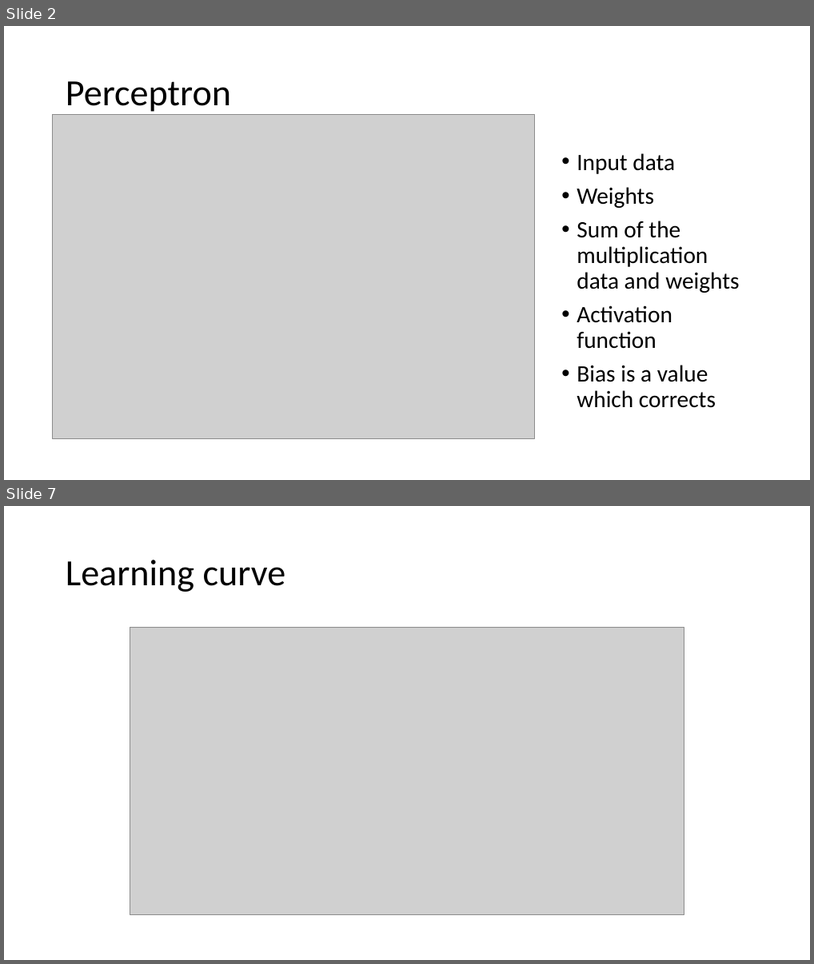
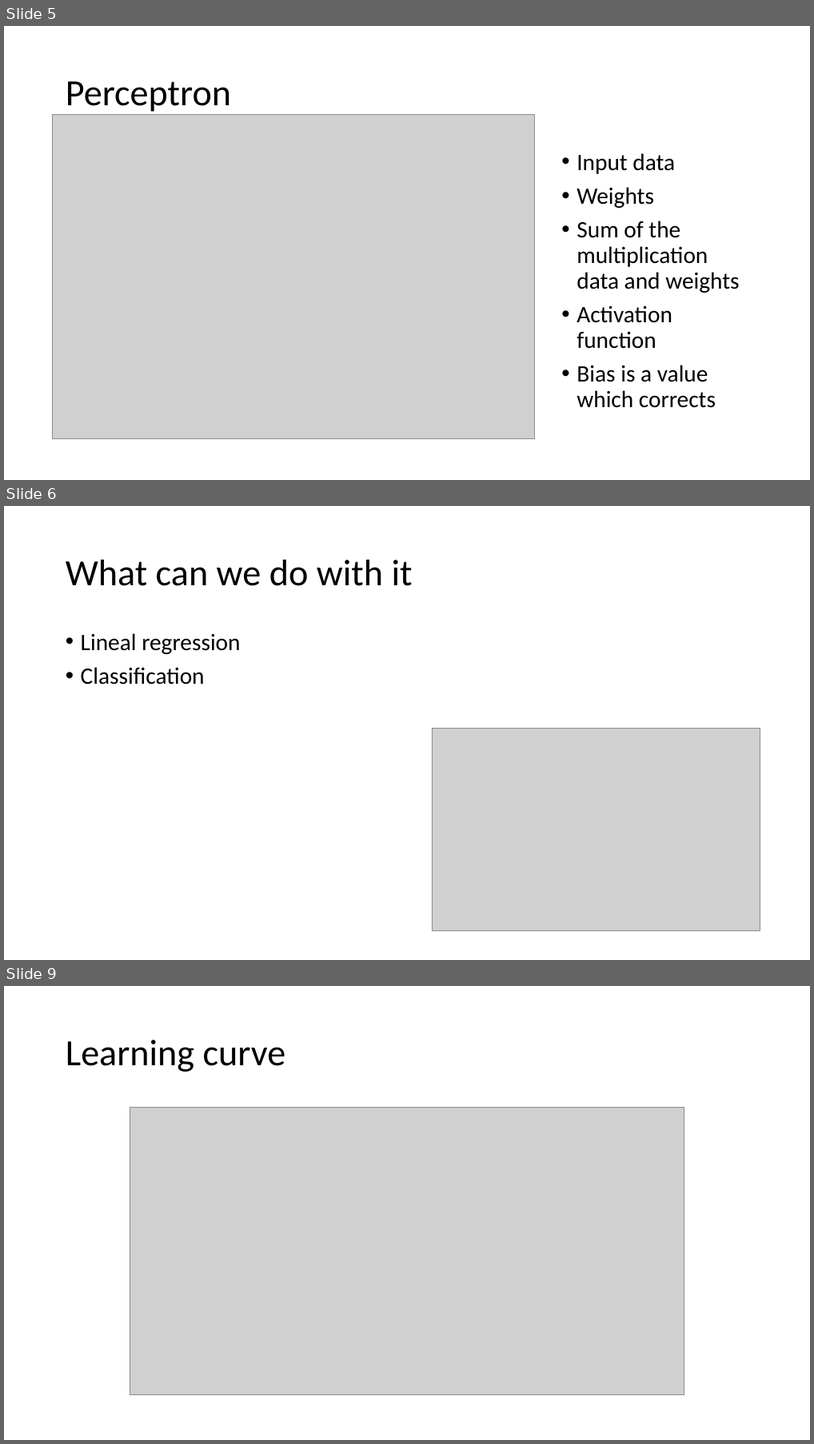
Before and after one commit to zasboth/tutorials, a slide deck: Neural networks/Neural Network Basics1.pptx. Shown one above the other, each under a label of ours: slides 2 and 7 before the commit, slides 5, 6 and 9 after it; the slides between them are not shown. The pictures are 814x964 and 814x1444 pixels, drawn with LibreOffice and Linux fonts; fonts in the diff are those of the drawing; grey boxes stand for pictures. Boxes give left, top, right and bottom in pixels: in the first picture for what was removed or moved away, otherwise in the second. Text is boxed around its words. In the diff, an @@ line names an element or a change of style, - is before the commit and + after.

```diff
--- a/Neural networks/Neural Network Basics1.pptx
+++ b/Neural networks/Neural Network Basics1.pptx
@@ slide 6 added at (4,506,810,960), background #FFFFFF @@
@@ title added at (66,560,413,586), 44 pt, text #000000 @@
+What can we do with it
@@ text added at (81,633,240,684), 28 pt, text #000000 @@
+• Lineal regression
+• Classification
@@ picture added at (432,728,761,931) @@
@@ what was slide 2 is now slide 5 @@
@@ what was slide 7 is now slide 9 @@
```
Also in this commit, not shown: 4 slides changed, 4 other slides added.
